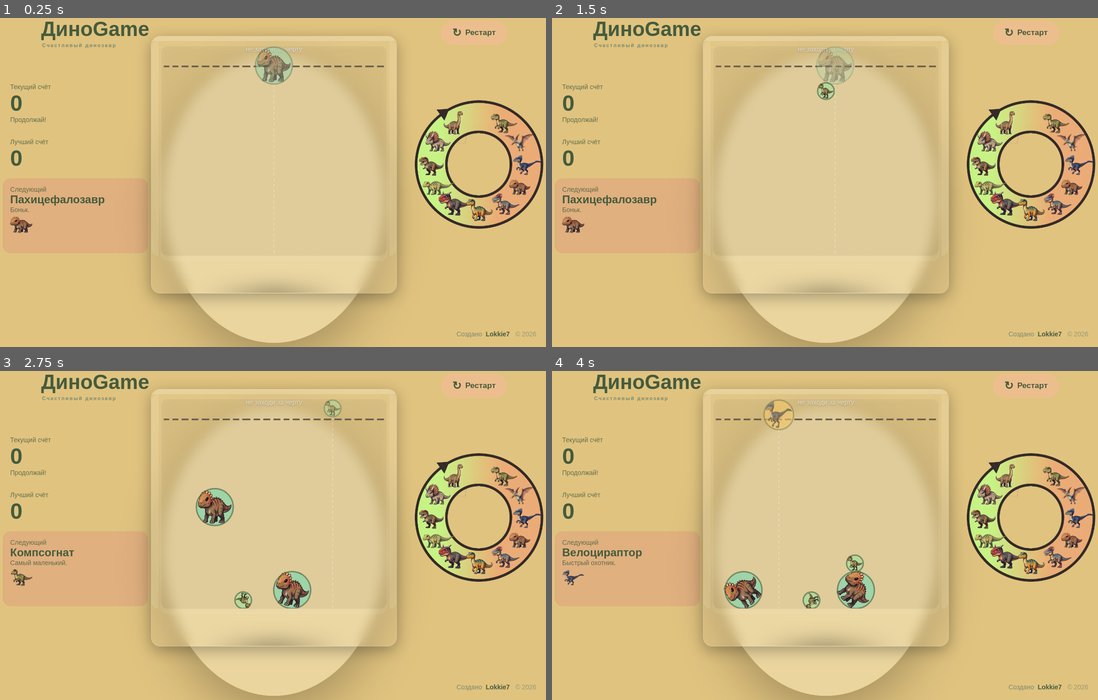
Above: before the commit, frames 1-4 (two rows, left to right).
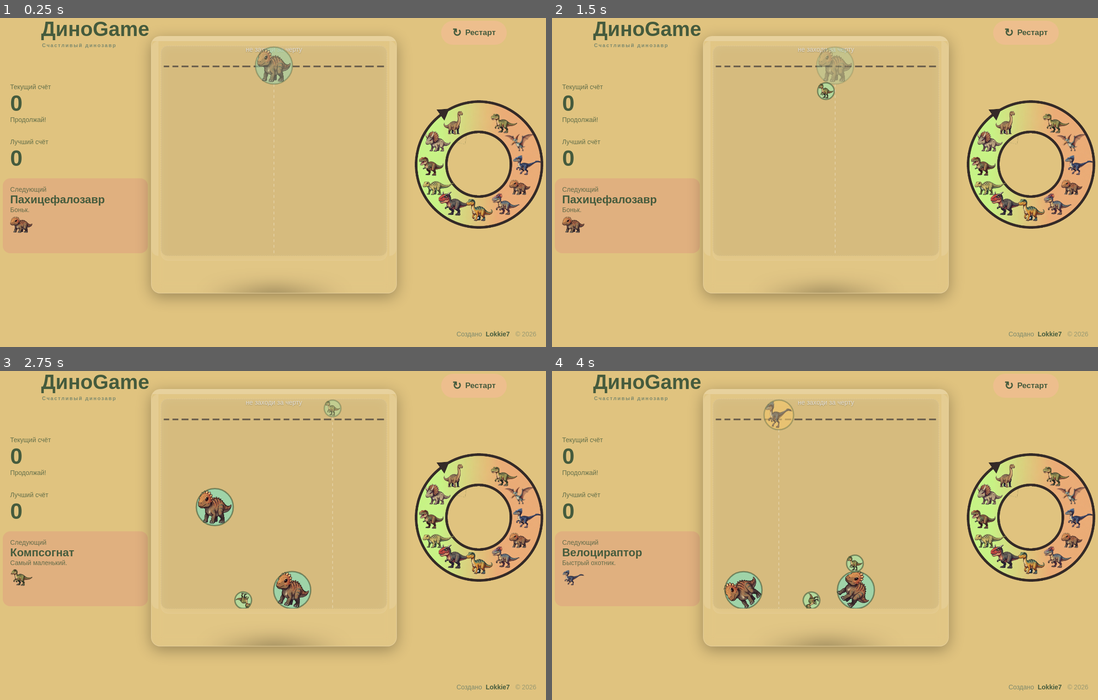
Above: after the commit, the same moments.

Repository: Lokkie7/Dino-suika-game
Game: browser game, page index.html
Two runs of this game, one before a commit and one after it. Both use one fixed random seed, a clock stepped at 60 frames per second and the inputs below.
Inputs (mouse positions are in pixels of both pictures, inside the frame that each line leads up to):
- Up to frame 1 (0.25 s): no input
- Up to frame 2 (1.5 s): click "↻ Рестарт" at 0.27 s; hold Right from 1.03 s (still down); move the mouse to (825, 172) at 1.07 s; tap Space at 1.1 s
- Up to frame 3 (2.75 s): release Right at 1.53 s; hold Left 1.58-2.15 s; tap Space at 1.6, 2.1, 2.6 s; move the mouse to (229, 482) at 1.67 s; hold Right from 2.2 s (still down); move the mouse to (316, 472) at 2.27 s
- Up to frame 4 (4 s): release Right at 2.87 s; move the mouse to (857, 545) at 2.87 s; hold Left 2.92-3.35 s; tap Space at 3.1, 3.6 s; hold Right 3.4-3.9 s; move the mouse to (770, 555) at 3.47 s; hold Left from 3.95 s (still down)

The runs differ from the first frame. In frame 1, 26% of the frame differs, in the area x 31-70%, y 14-100%; in frame 2, 26%; in frame 3, 25%; in frame 4, 25%.

Commit message:
delete shadow

Diff:
--- a/css/styles.css
+++ b/css/styles.css
@@ -20,18 +20,6 @@
 }
 
 /* Если у вас есть вложенный блок soft-sunshine, который тоже должен быть на весь экран */
-.dino-game .soft-sunshine {
-  position: absolute;
-  left: 50%;
-  top: 15%;
-  transform: translateX(-50%);
-  width: min(480px, 90vw);
-  aspect-ratio: 480 / 624;   /* вместо фиксированной height */
-  background-color: #f3eac375;
-  border-radius: 50%;
-  box-shadow: 0 40px 100px rgba(0, 0, 0, 0.25);
-  pointer-events: none;
-}
 
 .dino-game .header {
     position: absolute;
--- a/index.html
+++ b/index.html
@@ -9,8 +9,6 @@
 </head>
 <body>
     <div class="dino-game" >
-        <div class="soft-sunshine" ></div>
-
 
     <header class="header">
         <!-- Левая часть -->
